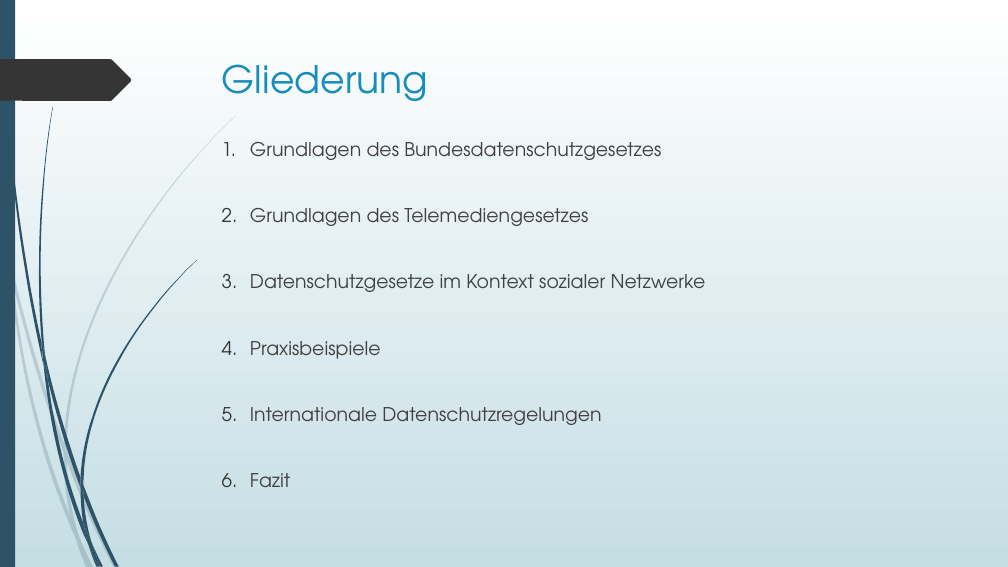
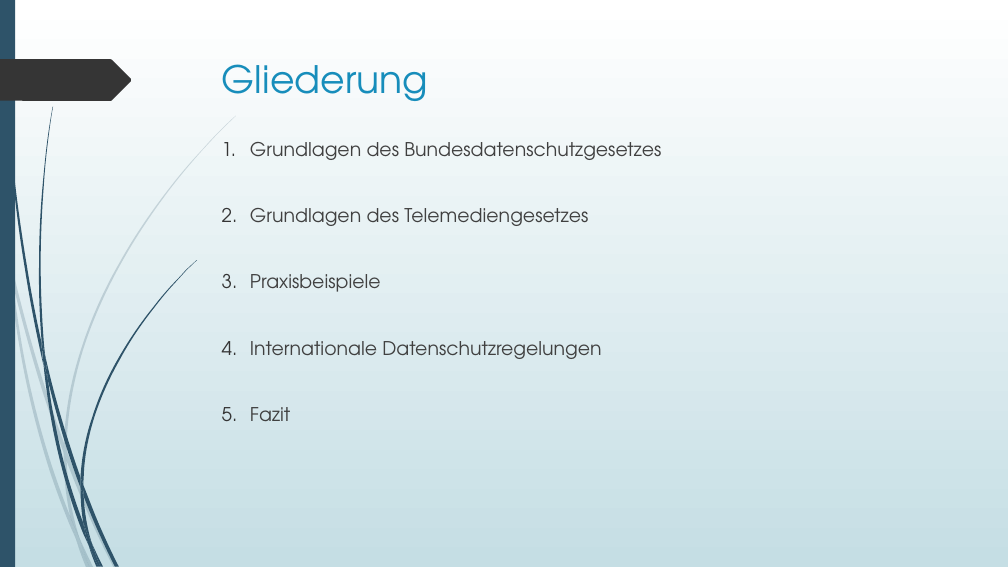
Before and after one commit to Jerobeam/Datenschutz-in-sozialen-Netzwerken, a slide deck: slide 2 of Praesentation/Nationale und internationale Datenschutzregelungen in sozialen Netzwerken.pptx. Drawn at 1008x567 pixels with LibreOffice and Linux fonts; fonts in the diff are those of the drawing. Boxes give left, top, right and bottom in pixels: in the first picture for what was removed or moved away, otherwise in the second. Text is boxed around its words. In the diff, an @@ line names an element or a change of style, - is before the commit and + after.

```diff
--- a/Praesentation/Nationale und internationale Datenschutzregelungen in sozialen Netzwerken.pptx
+++ b/Praesentation/Nationale und internationale Datenschutzregelungen in sozialen Netzwerken.pptx
@@ text at (250, 274, 706, 292): paragraph removed @@
-3. Datenschutzgesetze im Kontext sozialer Netzwerke
```
Also in this commit, not shown: 2 other slides changed, 1 other file.
